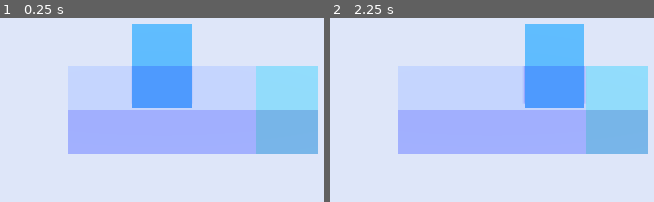
Above: before the commit, frames 1-2 (left to right).
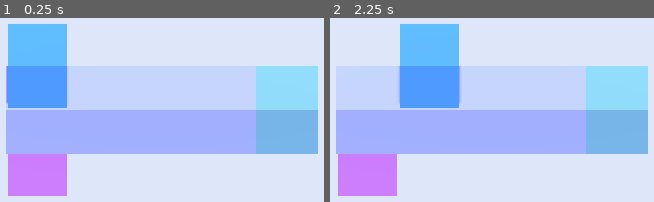
Above: after the commit, the same moments.

Repository: AmyE123/Blocky-Road-Godot
Game: Godot game, scene res://Main.tscn
Same seed, same stepped clock (60 frames per second), same inputs: the game is played once before the commit and once after it.
Inputs:
- Up to frame 1 (0.25 s): no input
- Up to frame 2 (2.25 s): tap Enter at 0.5, 2 s; hold Right (move_right) 0.53-1.28 s; tap Space at 1.25 s; hold Left (move_left) 1.28-2.03 s; hold Right (move_right) from 2.03 s (still down)

The runs differ from the first frame. In frame 1, 26% of the frame differs, in the area x 1-60%, y 3-97%; in frame 2, 30%, in the area x 1-79%, y 3-97%.

Commit message:
- Got basic two sided movement working (not clean code, just working code)

Diff:
--- /dev/null
+++ b/Project/Levels/Level.gd
@@ -0,0 +1,17 @@
+extends Node
+enum Side {BLUE, RED}
+export var level_side = Side.BLUE
+
+# Declare member variables here. Examples:
+# var a = 2
+# var b = "text"
+
+
+# Called when the node enters the scene tree for the first time.
+func _ready():
+	pass # Replace with function body.
+
+
+# Called every frame. 'delta' is the elapsed time since the previous frame.
+#func _process(delta):
+#	pass
--- /dev/null
+++ b/Project/Levels/Level_1.tscn
@@ -0,0 +1,22 @@
+[gd_scene load_steps=4 format=2]
+
+[ext_resource path="res://Environment/Block_Ground_Win.tscn" type="PackedScene" id=1]
+[ext_resource path="res://Environment/Block_Ground.tscn" type="PackedScene" id=2]
+[ext_resource path="res://Levels/Level.gd" type="Script" id=3]
+
+[node name="Level_1" type="Node"]
+script = ExtResource( 3 )
+
+[node name="Block_Ground" parent="." instance=ExtResource( 2 )]
+
+[node name="Block_Ground6" parent="." instance=ExtResource( 2 )]
+transform = Transform( 1, 0, 0, 0, 1, 0, 0, 0, 1, -4, 0, 0 )
+
+[node name="Block_Ground2" parent="." instance=ExtResource( 2 )]
+transform = Transform( 1, 0, 0, 0, 1, 0, 0, 0, 1, -2, 0, 0 )
+
+[node name="Block_Ground3" parent="." instance=ExtResource( 2 )]
+transform = Transform( 1, 0, 0, 0, 1, 0, 0, 0, 1, 2, 0, 0 )
+
+[node name="Block_Ground_Win" parent="." instance=ExtResource( 1 )]
+transform = Transform( 1, 0, 0, 0, 1, 0, 0, 0, 1, 4, 0, 0 )
--- a/Project/Main.tscn
+++ b/Project/Main.tscn
@@ -1,32 +1,58 @@
-[gd_scene load_steps=4 format=2]
+[gd_scene load_steps=7 format=2]
 
-[ext_resource path="res://Player.tscn" type="PackedScene" id=1]
-[ext_resource path="res://Environment/Block_Ground.tscn" type="PackedScene" id=2]
-[ext_resource path="res://Environment/Block_Ground_Win.tscn" type="PackedScene" id=3]
+[ext_resource path="res://Levels/Level_1.tscn" type="PackedScene" id=2]
+[ext_resource path="res://Player.gd" type="Script" id=3]
+
+[sub_resource type="SpatialMaterial" id=2]
+albedo_color = Color( 0.356863, 0.737255, 0.894118, 1 )
+
+[sub_resource type="BoxShape" id=1]
+
+[sub_resource type="SpatialMaterial" id=3]
+albedo_color = Color( 0.356863, 0.737255, 0.894118, 1 )
+
+[sub_resource type="BoxShape" id=4]
 
 [node name="Main" type="Node"]
 
-[node name="Environment" type="Node" parent="."]
+[node name="Level_1" parent="." instance=ExtResource( 2 )]
 
-[node name="Block_Ground" parent="Environment" instance=ExtResource( 2 )]
-transform = Transform( 1, 0, 0, 0, 1, 0, 0, 0, 1, -2, 0, 0 )
+[node name="Player_Blue" type="KinematicBody" parent="Level_1"]
+transform = Transform( 1, 0, 0, 0, 1, 0, 0, 0, 1, -4, 2, 0 )
+script = ExtResource( 3 )
+player_color = Color( 0.356863, 0.737255, 0.894118, 1 )
 
-[node name="Block_Ground2" parent="Environment" instance=ExtResource( 2 )]
+[node name="Pivot" type="Spatial" parent="Level_1/Player_Blue"]
 
-[node name="Block_Ground3" parent="Environment" instance=ExtResource( 2 )]
-transform = Transform( 1, 0, 0, 0, 1, 0, 0, 0, 1, 2, 0, 0 )
+[node name="Character" type="CSGBox" parent="Level_1/Player_Blue/Pivot"]
+width = 1.9
+height = 1.9
+depth = 1.9
+material = SubResource( 2 )
 
-[node name="Block_Ground_Win" parent="Environment" instance=ExtResource( 3 )]
-transform = Transform( 1, 0, 0, 0, 1, 0, 0, 0, 1, 4, 0, 0 )
+[node name="CollisionShape" type="CollisionShape" parent="Level_1/Player_Blue"]
+shape = SubResource( 1 )
+
+[node name="Player_Red" type="KinematicBody" parent="Level_1"]
+transform = Transform( 1, 0, 0, 0, 1, 0, 0, 0, 1, -4, -2, 0 )
+script = ExtResource( 3 )
+player_color = Color( 0.988235, 0.592157, 0.764706, 1 )
+player_side = 1
+
+[node name="Pivot" type="Spatial" parent="Level_1/Player_Red"]
+
+[node name="Character" type="CSGBox" parent="Level_1/Player_Red/Pivot"]
+width = 1.9
+height = 1.9
+depth = 1.9
+material = SubResource( 3 )
+
+[node name="CollisionShape" type="CollisionShape" parent="Level_1/Player_Red"]
+shape = SubResource( 4 )
 
 [node name="DirectionalLight" type="DirectionalLight" parent="."]
 transform = Transform( 1, 0, 0, 0, 0.5, 0.866025, 0, -0.866025, 0.5, 0, 3, 0 )
 shadow_enabled = true
-
-[node name="Player" parent="." instance=ExtResource( 1 )]
-transform = Transform( 1, 0, 0, 0, 1, 0, 0, 0, 1, 0, 2, 0 )
-axis_lock_motion_z = true
-move_lock_z = true
 
 [node name="CameraPivot" type="Position3D" parent="."]
 
--- a/Project/Player.gd
+++ b/Project/Player.gd
@@ -1,28 +1,49 @@
 extends KinematicBody
 
+enum Side {BLUE, RED}
+
 export var fall_acceleration = 100
-
 export var is_moving = false
-
 export var number_of_spaces = 2
+export var player_color = Color(1, 0, 0)
+export var player_side = Side.BLUE
+export var current_level_side = Side.BLUE
 
 var velocity = Vector3.ZERO
 
+func _ready():
+	#Set the players material color
+	var material = $Pivot/Character.material
+	material.albedo_color = player_color
+
+
 func _physics_process(delta):
-	velocity.y -= fall_acceleration * delta
-	velocity = move_and_slide(velocity, Vector3.UP)
+	current_level_side = get_parent().get("level_side")
 
-	if(velocity.y <= -10):
-		print("Fall")
+	if(player_side == Side.BLUE):
+		velocity.y -= fall_acceleration * delta
+		velocity = move_and_slide(velocity, Vector3.UP)
+
+		if(velocity.y <= -10):
+			print("Fall")
+
+	if(player_side == Side.RED):
+		velocity.y += fall_acceleration * delta
+		velocity = move_and_slide(velocity, Vector3.DOWN)
+
+		if(velocity.y >= 10):
+			print("Fall")
 
 	for index in get_slide_count():
 		var collision = get_slide_collision(index)
 		if(collision.collider.is_in_group("win_block")):
 			print("Collided")
 
+
 func _input(event):
 	if(is_moving == false):
-		if(event.is_action_pressed("move_right")):
-			translate_object_local(Vector3.RIGHT * number_of_spaces)
-		if(event.is_action_pressed("move_left")):
-			translate_object_local(Vector3.LEFT * number_of_spaces)
+		if(player_side == current_level_side):
+			if(event.is_action_pressed("move_right")):
+				translate_object_local(Vector3.RIGHT * number_of_spaces)
+			if(event.is_action_pressed("move_left")):
+				translate_object_local(Vector3.LEFT * number_of_spaces)
--- a/Project/Player.tscn
+++ b/Project/Player.tscn
@@ -9,6 +9,7 @@
 
 [node name="Player" type="KinematicBody"]
 script = ExtResource( 1 )
+player_color = Color( 0.356863, 0.737255, 0.894118, 1 )
 
 [node name="Pivot" type="Spatial" parent="."]
 
